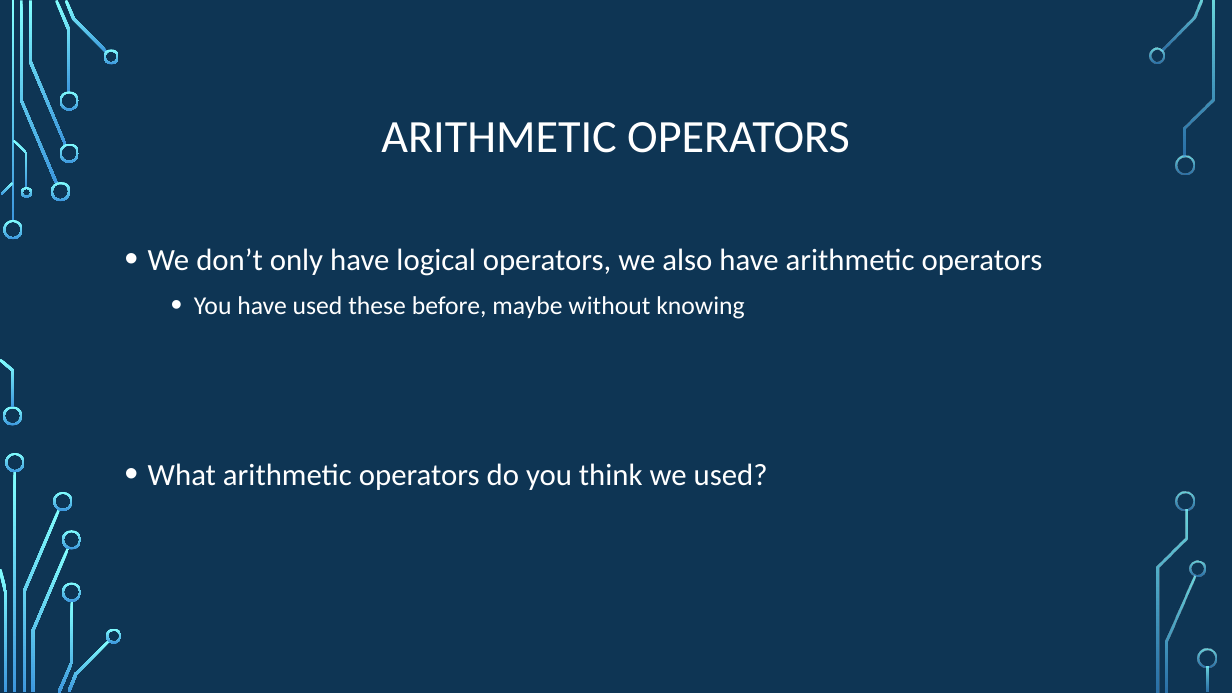
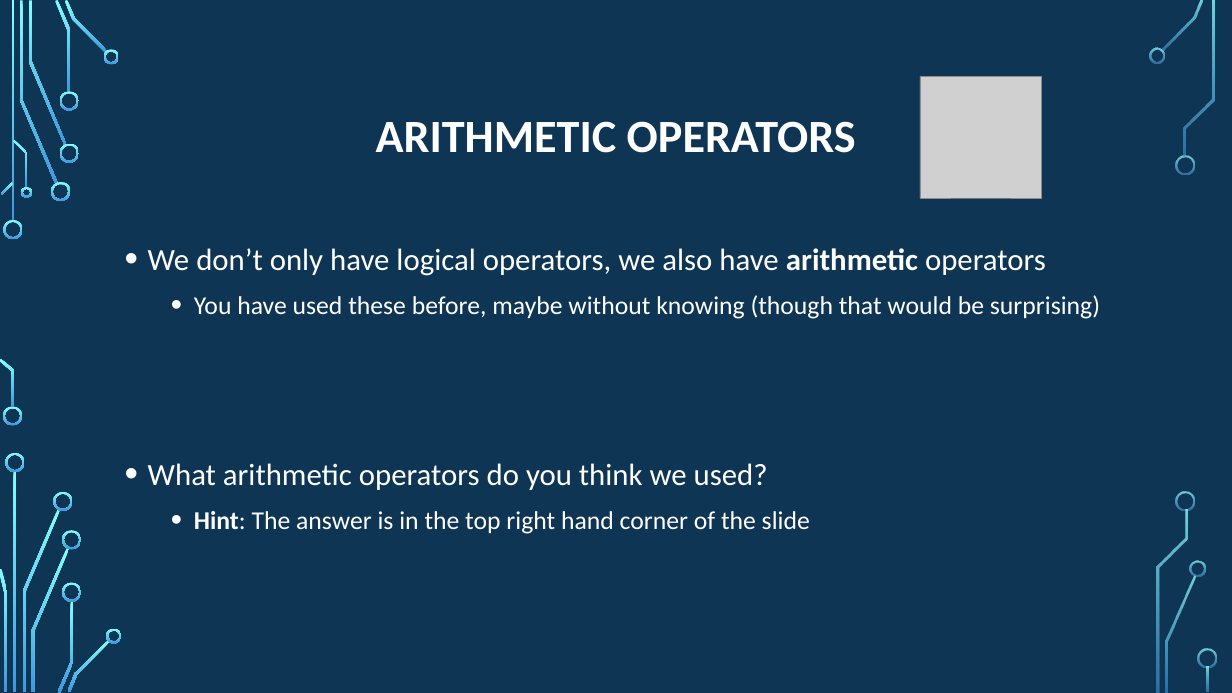
Before and after one commit to psypdt/ZIS_C-_Summer_Course_2019, a slide deck: slide 10 of Day_2/Day_2.pptx. Drawn at 1232x693 pixels with LibreOffice and Linux fonts; fonts in the diff are those of the drawing; grey boxes stand for pictures; background and template pictures are left out. Boxes give left, top, right and bottom in pixels: in the first picture for what was removed or moved away, otherwise in the second. Text is boxed around its words. In the diff, an @@ line names an element or a change of style, - is before the commit and + after.

Commit message:
Update day2

```diff
--- a/Day_2/Day_2.pptx
+++ b/Day_2/Day_2.pptx
@@ title "ARITHMETIC OPERATORS" at (376, 121, 856, 153): bold on @@
@@ picture added at (921, 77, 1043, 199) @@
@@ text at (148, 248, 1046, 276): bold on in "arithmetic" @@
@@ text at (194, 295, 1100, 319): text changed @@
-  • You have used these before, maybe without knowing
+  • You have used these before, maybe without knowing (though that would be surprising)
@@ text at (194, 511, 810, 534): paragraph added @@
+  • Hint: The answer is in the top right hand corner of the slide
```
Also in this commit, not shown: 5 other slides changed.
